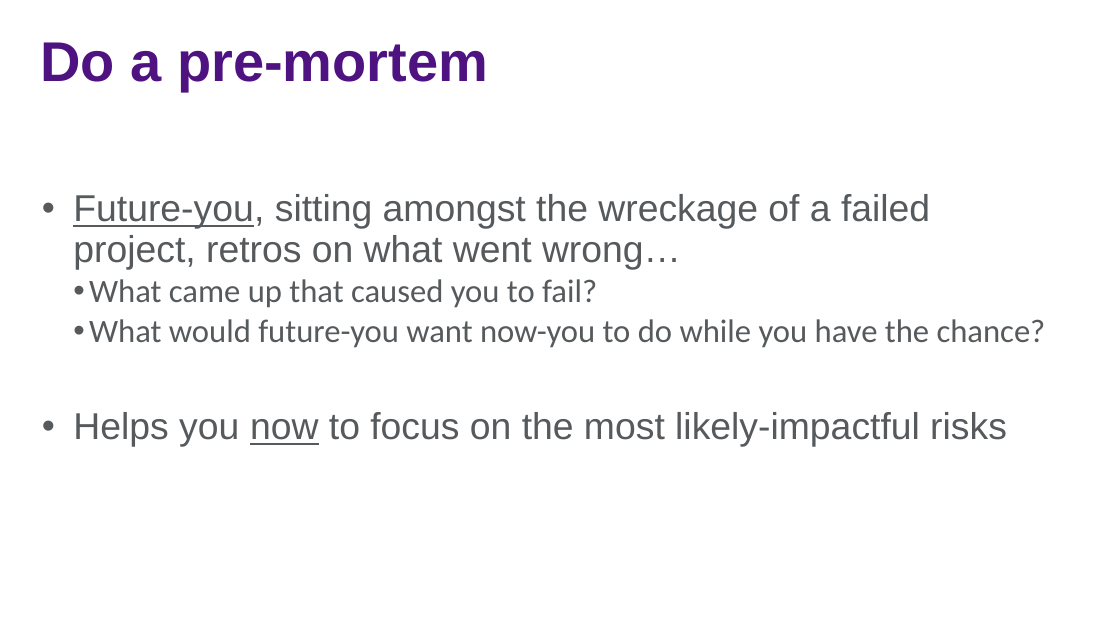
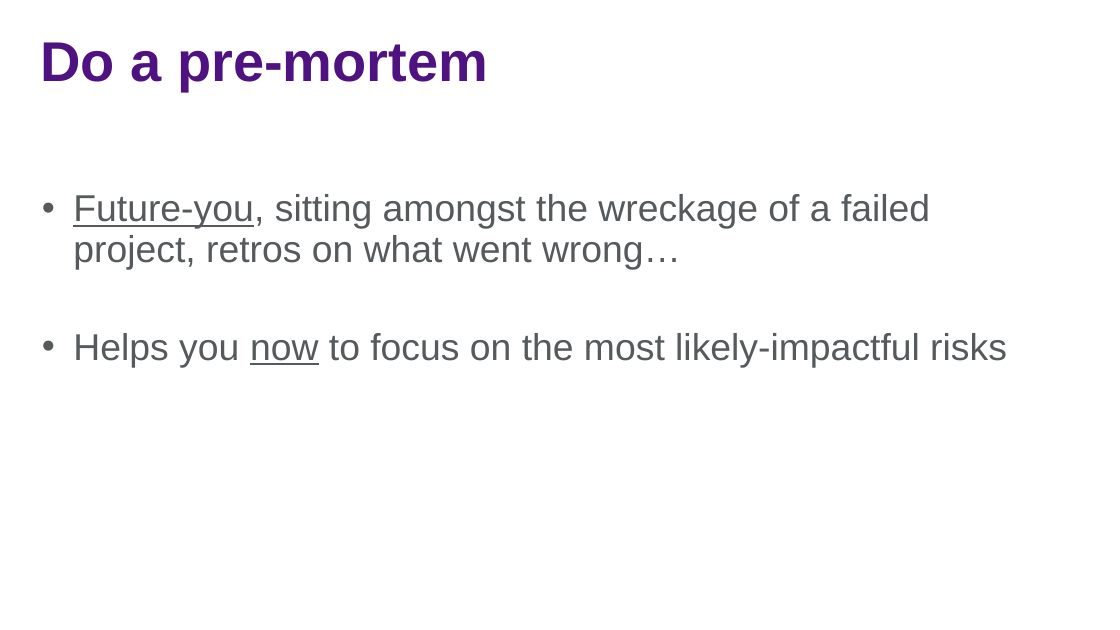
Before and after one commit to jasonjwood/presentations, a slide deck: slide 10 of InFusion2016 - Getting It Done - Jason Wood.pptx. Drawn at 1120x630 pixels with LibreOffice and Linux fonts; fonts in the diff are those of the drawing; background and template pictures are left out. Boxes give left, top, right and bottom in pixels: in the first picture for what was removed or moved away, otherwise in the second. Text is boxed around its words. In the diff, an @@ line names an element or a change of style, - is before the commit and + after.

```diff
--- a/InFusion2016 - Getting It Done - Jason Wood.pptx
+++ b/InFusion2016 - Getting It Done - Jason Wood.pptx
@@ text at (89,279,1046,348): paragraphs removed @@
-  • What came up that caused you to fail?
-  • What would future-you want now-you to do while you have the chance?
```
Also in this commit, not shown: 6 other slides changed.
